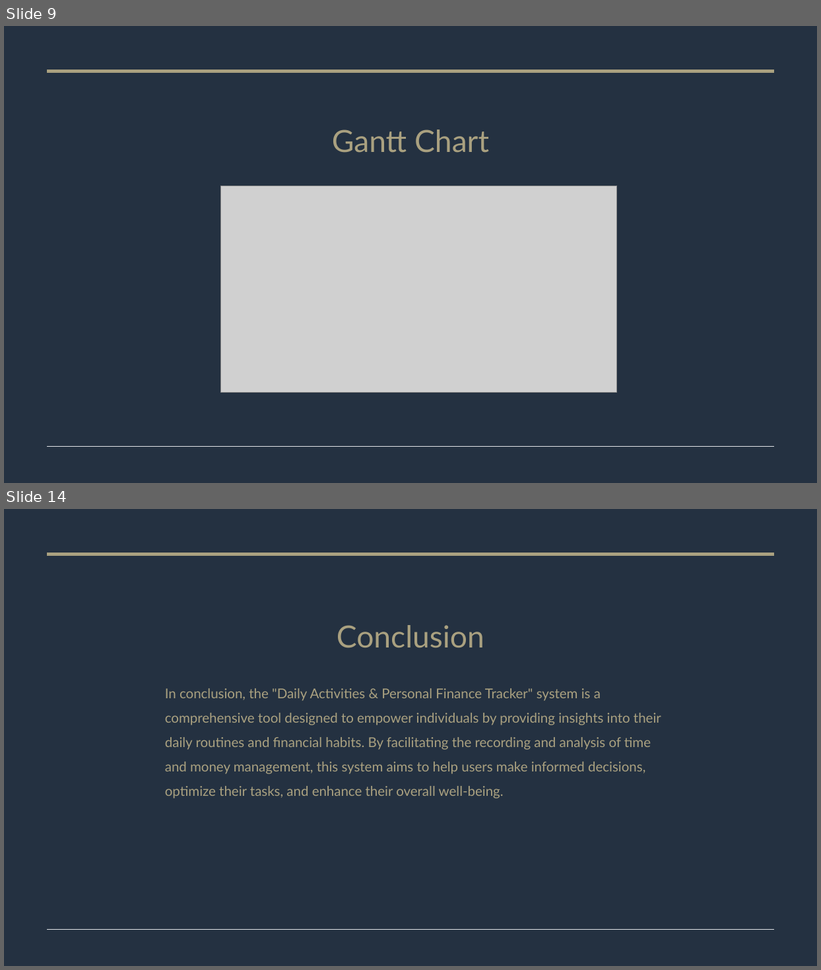
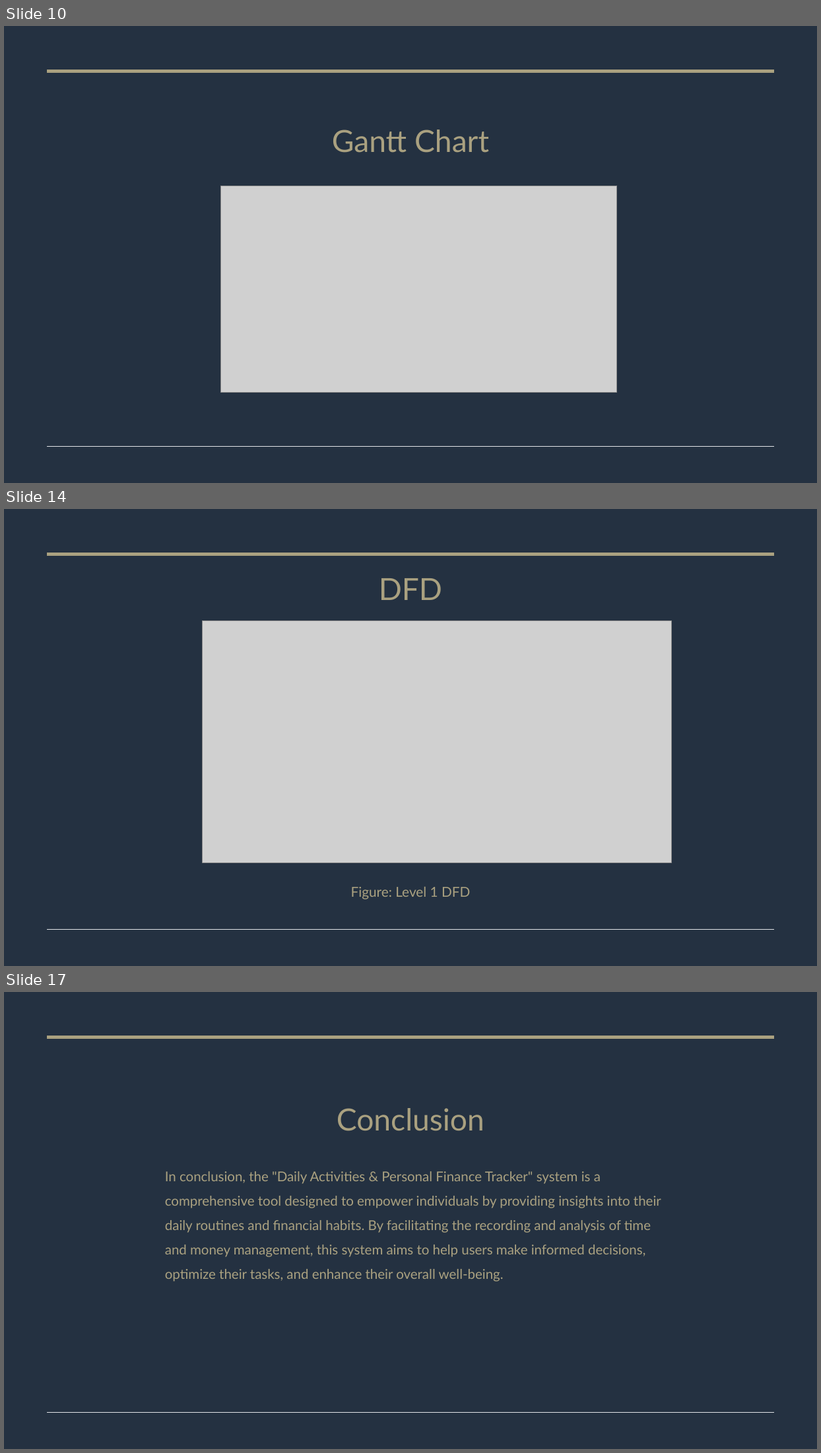
Before and after one commit to Janice1828/daily_activities-personal_finance_tracker, a slide deck: Daily Activities & Personal Finance Tracker.pptx. Shown one above the other, each under a label of ours: slides 9 and 14 before the commit, slides 10, 14 and 17 after it; the slides between them are not shown. The pictures are 821x970 and 821x1453 pixels, drawn with LibreOffice and Linux fonts; fonts in the diff are those of the drawing; grey boxes stand for pictures. Boxes give left, top, right and bottom in pixels: in the first picture for what was removed or moved away, otherwise in the second. Text is boxed around its words. In the diff, an @@ line names an element or a change of style, - is before the commit and + after.

```diff
--- a/Daily Activities & Personal Finance Tracker.pptx
+++ b/Daily Activities & Personal Finance Tracker.pptx
@@ slide 14 added at bbox=[4, 509, 817, 966], background #FFFFFF @@
@@ rectangle added at bbox=[4, 509, 817, 966], fill #243141 @@
@@ line added from (47, 554) to (774, 554), #AAA180 3.5 pt @@
@@ title added at bbox=[351, 578, 470, 900], 16.2 pt, text #AAA180 @@
+DFD
+Figure: Level 1 DFD
@@ picture added at bbox=[202, 621, 671, 863] @@
@@ line added from (47, 930) to (774, 930), #E2E3E8 0.75 pt @@
@@ what was slide 9 is now slide 10 @@
@@ what was slide 14 is now slide 17 @@
```
Also in this commit, not shown: 10 slides changed, 2 other slides added, 14 other files.
